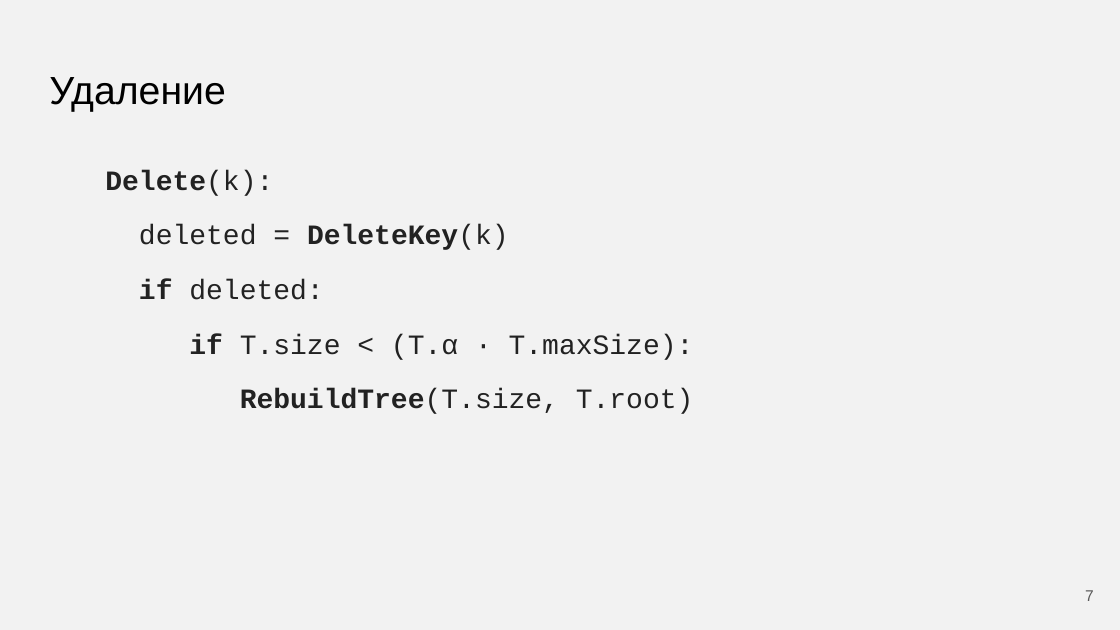
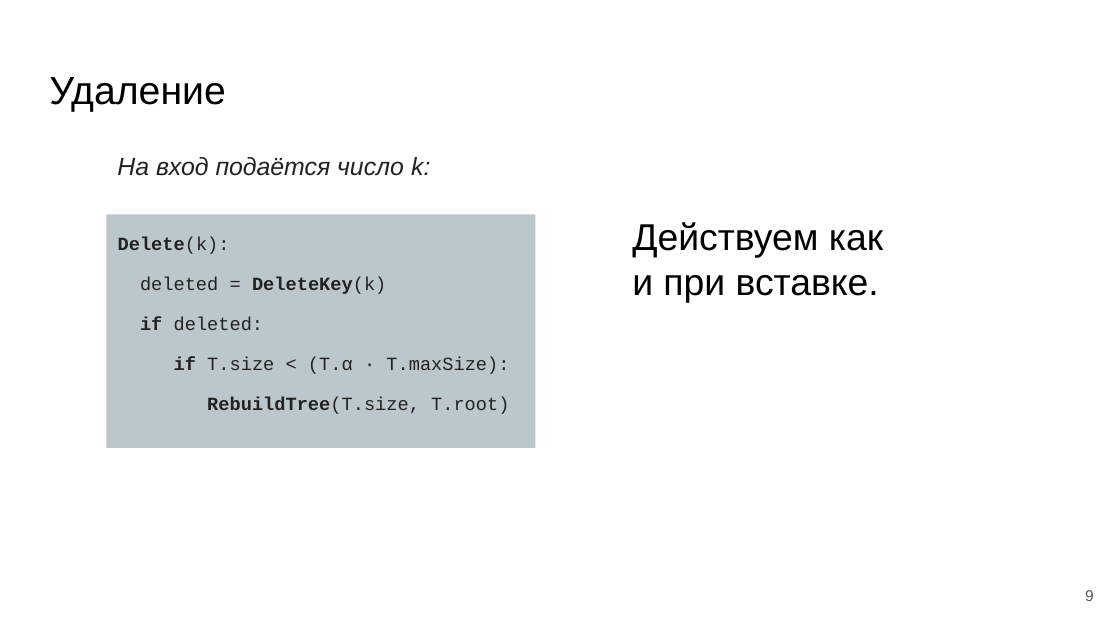
Before and after one commit to Flnchkv/ScapeGoat_Three, a slide deck: slide 9 of ScapeGoat Three.pptx (slide 7 before the commit). Drawn at 1120x630 pixels with LibreOffice and Linux fonts; fonts in the diff are those of the drawing. Boxes give left, top, right and bottom in pixels: in the first picture for what was removed or moved away, otherwise in the second. Text is boxed around its words. In the diff, an @@ line names an element or a change of style, - is before the commit and + after.

```diff
--- a/ScapeGoat Three.pptx
+++ b/ScapeGoat Three.pptx
@@ background #F2F2F2 to #FFFFFF @@
@@ text added at bbox=[117, 157, 430, 176], 16 pt, text #222222, italic @@
+На вход подаётся число k:
@@ text "Delete(k):": place and size @@
-text "Delete(k):" at bbox=[105, 170, 694, 414]
+text "Delete(k):" at bbox=[106, 214, 535, 448]
@@ text "Delete(k):" at bbox=[106, 214, 535, 448]: size 18 to 12 pt; alignment justified to left; indent changed; fill none to #78909C at 50% opacity @@
@@ text added at bbox=[632, 222, 883, 302], 24 pt, text #000000 @@
+Действуем как и при вставке.
@@ page number at bbox=[1085, 590, 1094, 601]: text changed @@
-7
+9
```
Also in this commit, not shown: 8 other slides changed, 4 slides added, 2 other files.
